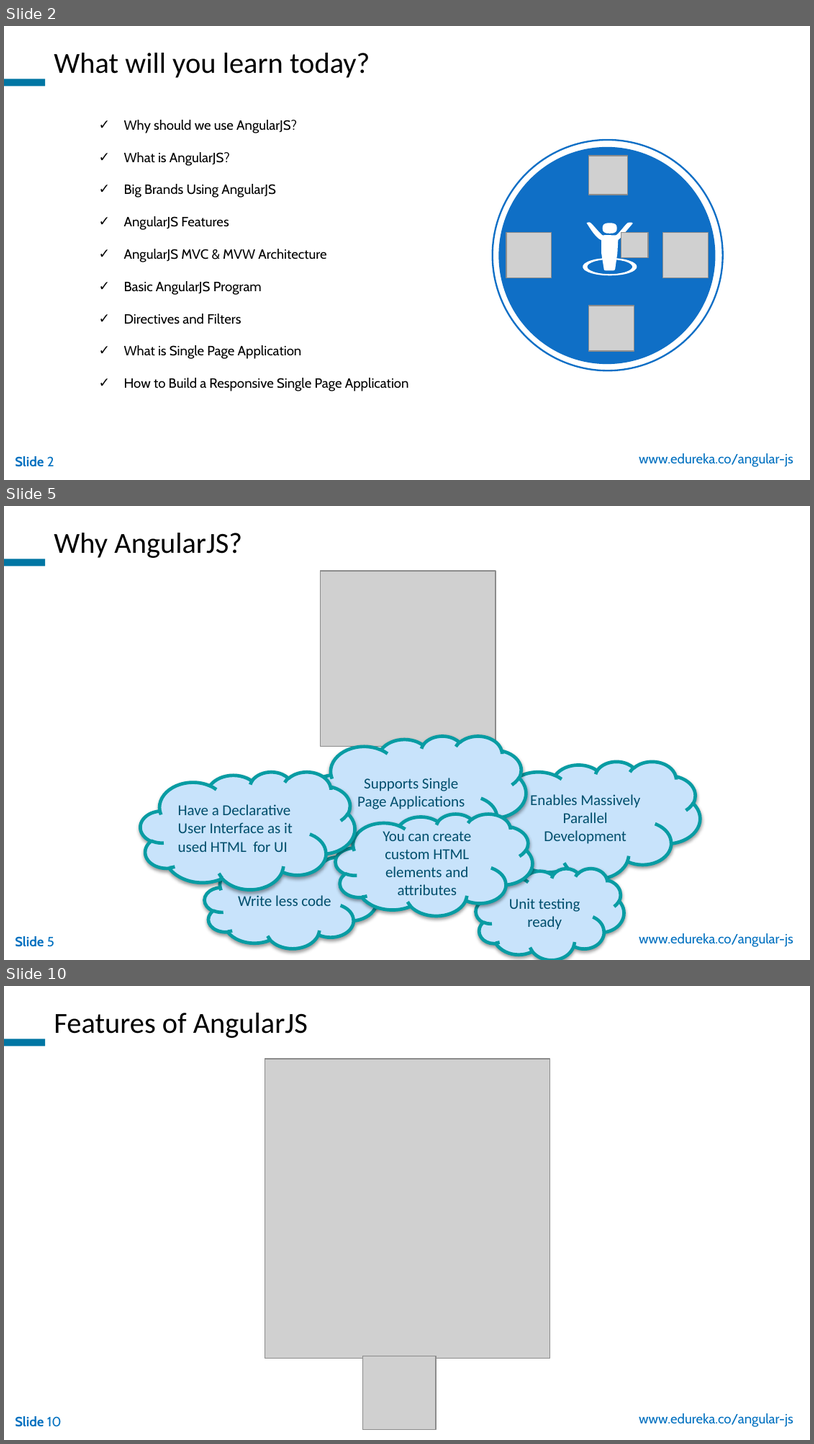
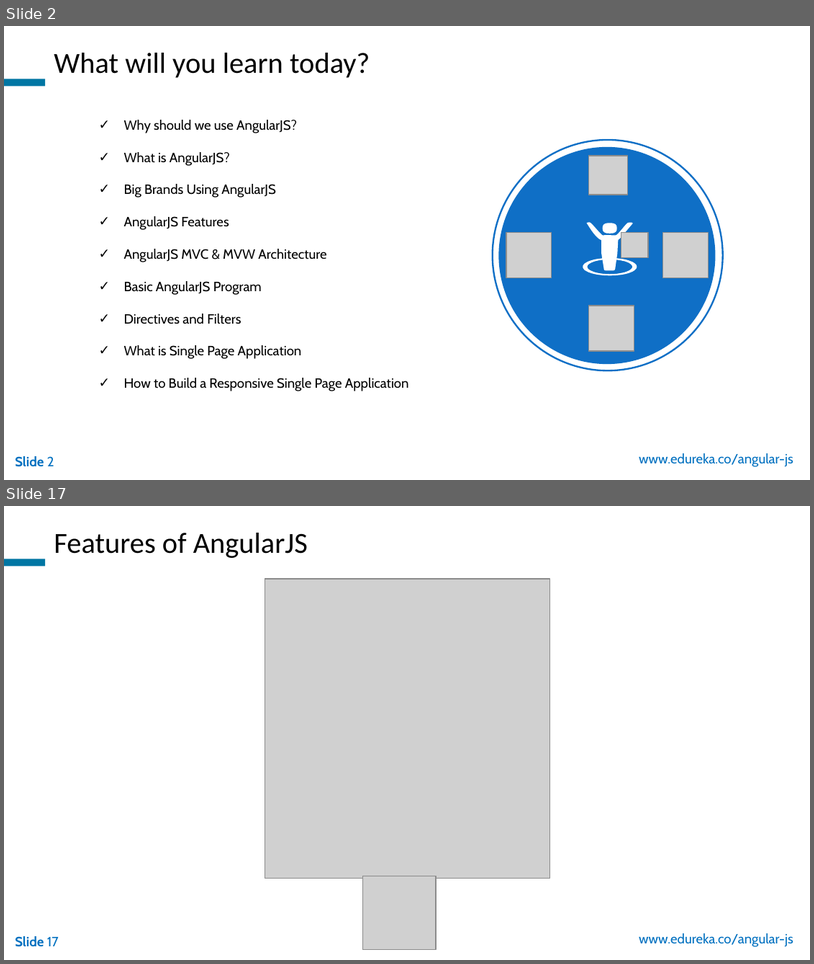
Before and after one commit to Donaldvan/devops-tools, a slide deck: TechBU/AngularJS/Getting Started With AngularJS/AngularJS_WP_21Oct.pptx. Shown one above the other, each under a label of ours: slides 2, 5 and 10 before the commit, slides 2 and 17 after it; the slides between them are not shown. The pictures are 814x1444 and 814x964 pixels, drawn with LibreOffice and Linux fonts; fonts in the diff are those of the drawing; grey boxes stand for pictures; background and template pictures are left out. Boxes give left, top, right and bottom in pixels: in the first picture for what was removed or moved away, otherwise in the second. Text is boxed around its words. In the diff, an @@ line names an element or a change of style, - is before the commit and + after.

Commit message:
Angular Webinar

```diff
--- a/TechBU/AngularJS/Getting Started With AngularJS/AngularJS_WP_21Oct.pptx
+++ b/TechBU/AngularJS/Getting Started With AngularJS/AngularJS_WP_21Oct.pptx
@@ slide 5 removed at [4, 506, 810, 960], background picture (left out); not listed: 3 template elements that a slide beside it also shows @@
@@ text removed at [54, 533, 242, 558] @@
-Why AngularJS?
@@ picture removed at [320, 571, 496, 746] @@
@@ cloud removed at [312, 736, 527, 854] @@
-Supports Single Page Applications
@@ cloud removed at [486, 761, 701, 878] @@
-Enables Massively Parallel Development
@@ cloud removed at [140, 771, 355, 889] @@
-Have a Declarative User Interface as it used HTML for UI
@@ cloud removed at [335, 813, 532, 915] @@
-You can create custom HTML elements and attributes
@@ cloud removed at [205, 857, 376, 948] @@
-Write less code
@@ cloud removed at [476, 868, 624, 959] @@
-Unit testing ready
@@ what was slide 10 is now slide 17 @@
@@ page number at [15, 936, 59, 947]: text changed @@
-Slide 10
+Slide 17
```
Also in this commit, not shown: 10 slides changed, 12 slides added, 3 other slides removed.
